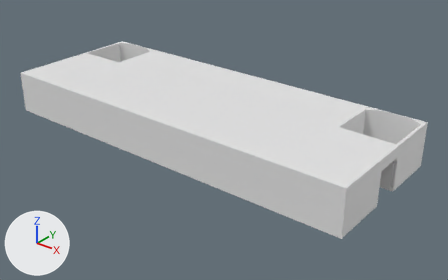
An edit to the FBX model Assets/Models/Majestic/Raw_Models/Trena/Trenas_Walls.fbx, drawn before and after from the same camera.
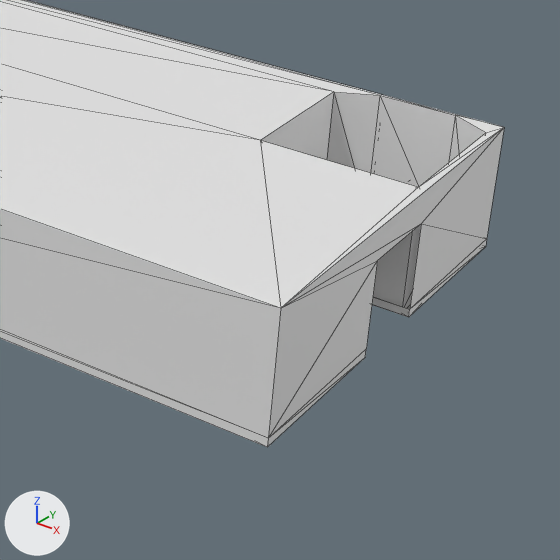
Each version is shown whole from a camera (50 mm lens) standing at (99.8, -116.5, 84.1) and looking at (5.8, 1.0, 11.2), then close up on the part from 54% to 100% of the width and 27% to 100% of the height. Arrows for +X, +Y and +Z are at lower left; the lights stay in place. The close-ups show mesh edges as thin lines. Materials are left out; every surface is plain grey. Where no turn or scale is listed for an object, it has been applied to the vertices.

In view in the first close-up: 'Trenas_Walls'.
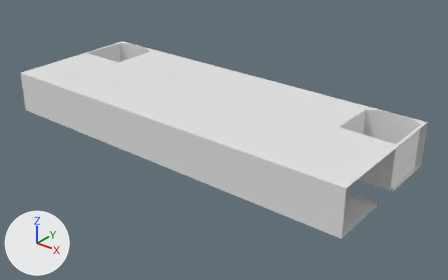
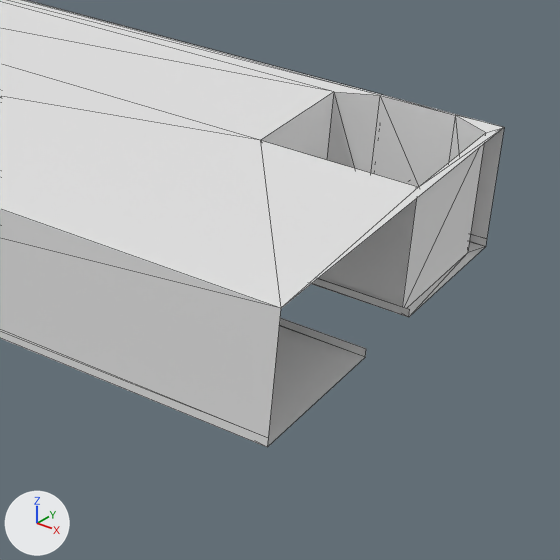
Where the change shows, as pixel boxes [x1, y1, x2, y2] in the close-ups (560 x 560 px):
```json
{"part": 1, "of": "me_mesh", "change": "deleted", "before": [267, 128, 504, 447]}
```

Scene script edits in JSON lines:
```json
{"block": "me_mesh", "where": "# used by ob_trenas_walls; location = (0.0, 0.0, 0.0)"}
{"block": "me_mesh", "where": "# verts and faces of me_mesh; kept vertices keep their numbers, new ones are numbered from 54"}
{"block": "me_mesh", "where": "# before: 5 (53.0, -20.0, 23.0) at pixel (280, 308), 6 (53.0, 20.0, 23.0) at pixel (504, 127), 7 (53.0, 4.0, 20.0) at pixel (421, 223), 8 (53.0, -4.0, 20.0) at pixel (377, 260), 12 (53.0, -20.0, 12.0) at pixel (268, 438)"}
{"block": "me_mesh", "where": "# before: 13 (53.0, 20.0, 12.0) at pixel (486, 238), 14 (53.0, 20.0, 11.2) at pixel (485, 246), 19 (53.0, 4.0, 11.2) at pixel (408, 317), 23 (53.0, -4.0, 11.2) at pixel (365, 357), 24 (53.0, -20.0, 11.2) at pixel (267, 447)"}
{"block": "me_mesh", "where": "# before: 51 (53.0, 4.0, 12.0) at pixel (409, 309), 53 (53.0, -4.0, 12.0) at pixel (366, 348)"}
{"op": "remove", "block": "me_mesh", "code": "me_mesh.from_pydata(...)  # 54 vertices, 106 faces; spans x -53.0..53.0, y -20.0..20.0, z 11.2..23.0"}
{"op": "add", "block": "me_mesh", "code": "me_mesh.from_pydata(...)  # 50 vertices, 86 faces; spans x -53.0..53.0, y -20.0..20.0, z 11.2..23.0"}
{"block": "me_mesh", "change": "me_mesh part 1"}
{"op": "add", "block": "me_mesh", "code": "delete_vertices([7, 8])  # with the faces that use them"}
{"op": "add", "block": "me_mesh", "code": "delete_faces([(13, 14, 51), (14, 19, 51), (12, 53, 23), (12, 23, 24)])"}
```
